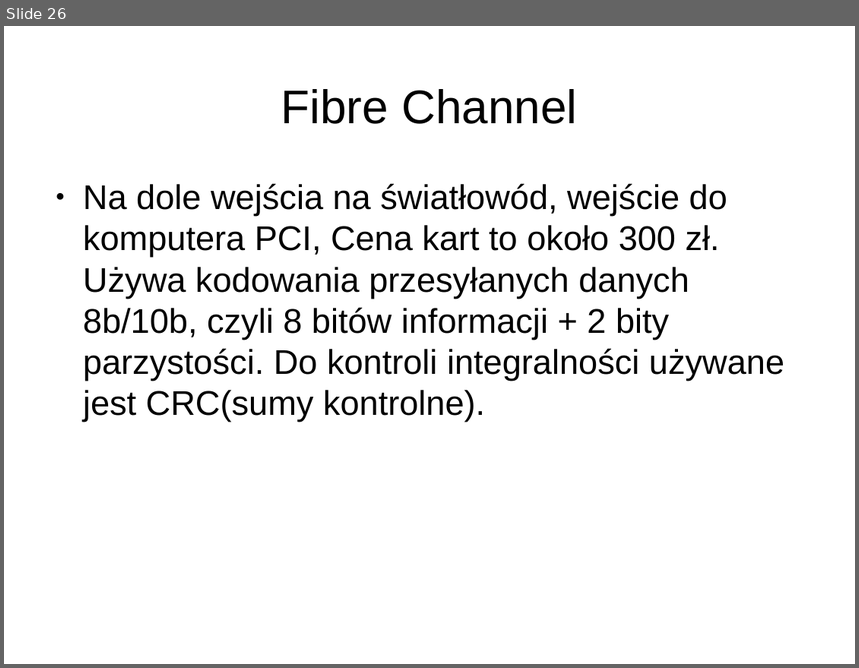
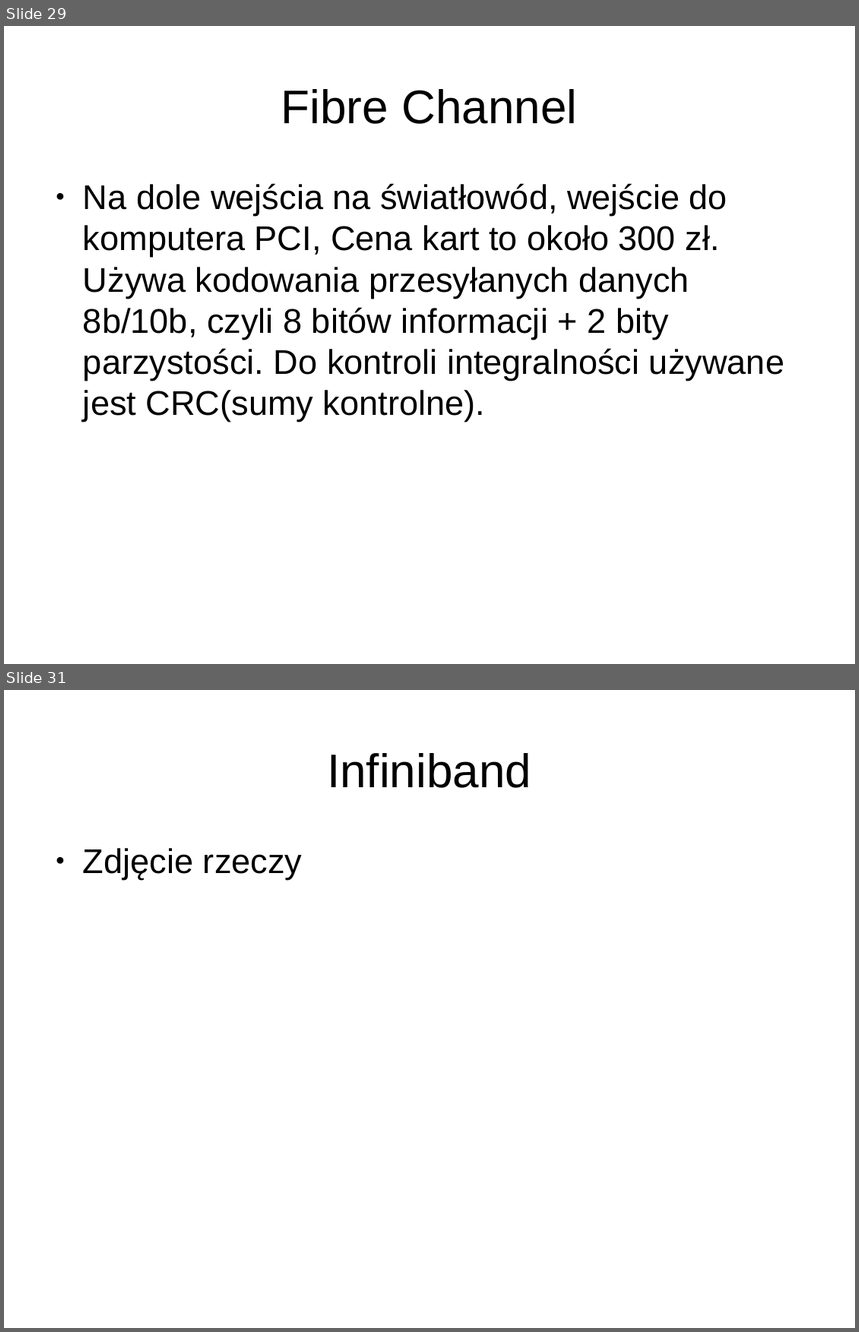
Before and after one commit to Lupa666/PUTDungeon, a slide deck: Magazyny_Danych_Dla_Nas.odp. Shown one above the other, each under a label of ours: slide 26 before the commit, slides 29 and 31 after it; the slides between them are not shown. The pictures are 859x668 and 859x1332 pixels, drawn with LibreOffice and Linux fonts; fonts in the diff are those of the drawing; background and template pictures are left out. Boxes give left, top, right and bottom in pixels: in the first picture for what was removed or moved away, otherwise in the second. Text is boxed around its words. In the diff, an @@ line names an element or a change of style, - is before the commit and + after.

```diff
--- a/Magazyny_Danych_Dla_Nas.odp
+++ b/Magazyny_Danych_Dla_Nas.odp
@@ slide 31 added at <box>4,690,855,1328</box>, background #FFFFFF @@
@@ title added at <box>327,753,531,788</box>, 44 pt, text #000000 @@
+Infiniband
@@ text added at <box>83,848,302,880</box>, 32 pt, text #000000 @@
+● Zdjęcie rzeczy
@@ what was slide 26 is now slide 29 @@
```
Also in this commit, not shown: 1 slide changed, 5 other slides added, 6 slides removed.
